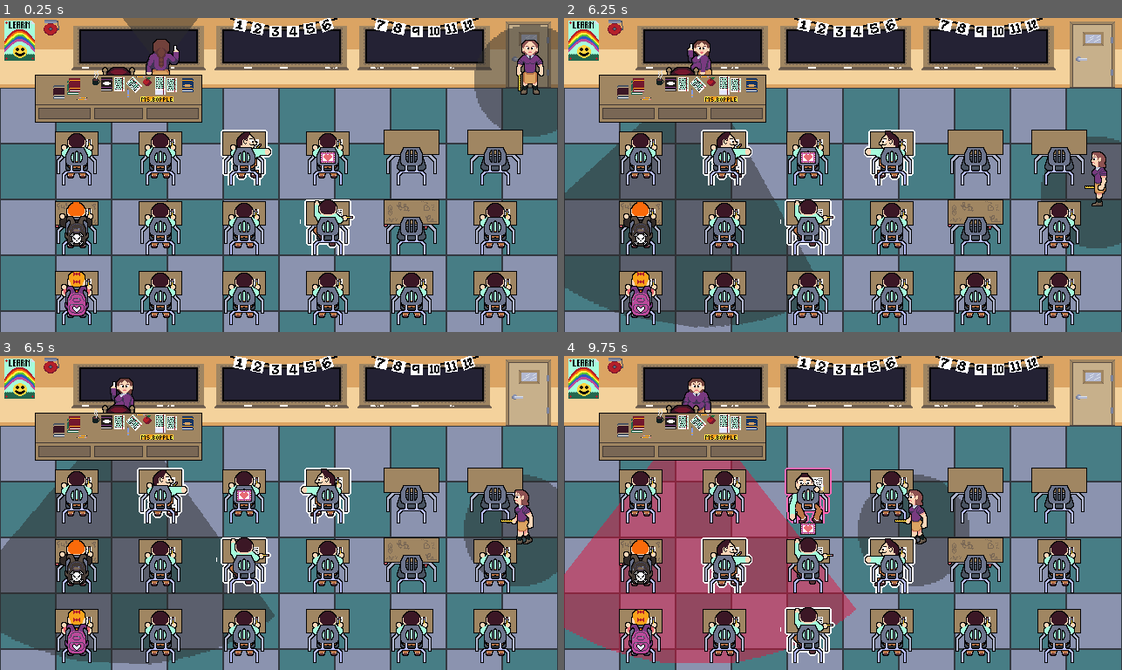
Above: before the commit, frames 1-4 (two rows, left to right).
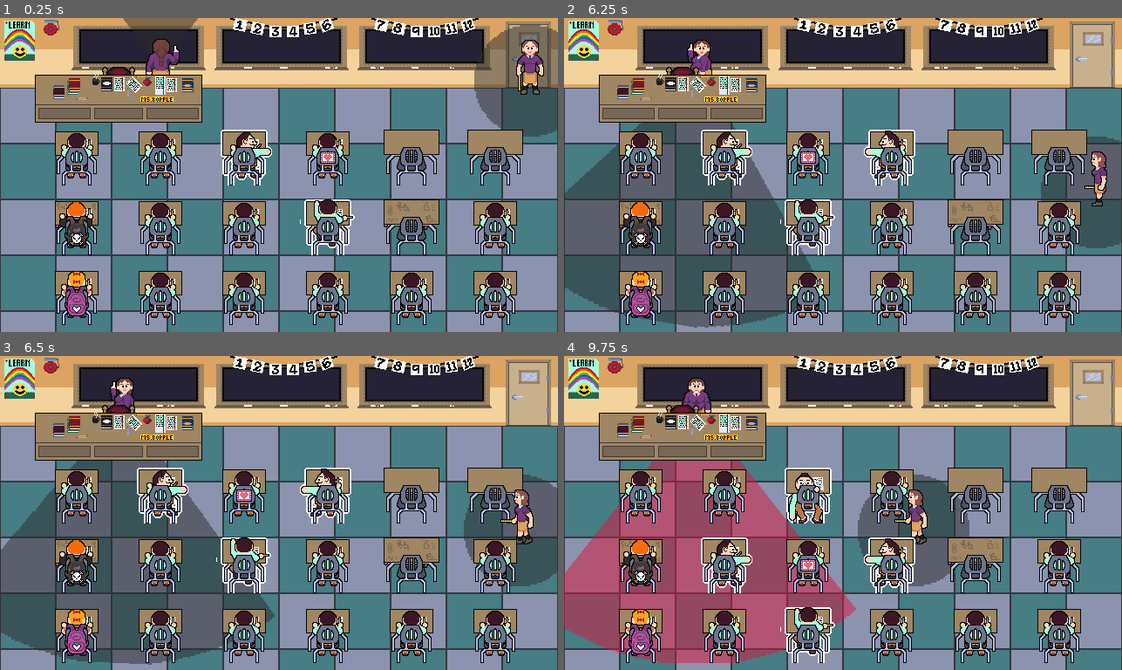
Above: after the commit, the same moments.

Repository: RacBrosGaming/Love-Note
Game: Godot game, scene res://Levels/class_room.tscn
Two runs of this game, one before a commit and one after it. Both use one fixed random seed, a clock stepped at 60 frames per second and the inputs below. The engine's default icon, where the game draws it, is replaced by a stand-in: a white triangle on a blue panel in a dark square.
Inputs (mouse positions are in pixels of both pictures, inside the frame that each line leads up to):
- Up to frame 1 (0.25 s): no input
- Up to frame 2 (6.25 s): move the mouse to (642, 156) at 0.52 s; hold Space (select) 0.53-1.28 s; hold Up (up) 0.53-2.03 s; click (642, 156) at 0.67 s; move the mouse to (642, 228) at 1.27 s; tap Space (select) every 1.5 s from 1.35 to 5.85 s; click (642, 228) at 1.42 s; move the mouse to (725, 156) at 2.02 s; hold Space (select) 2.03-2.78 s; hold Left (left) 2.03-3.53 s; click (725, 156) at 2.17 s; move the mouse to (725, 228) at 2.77 s; click (725, 228) at 2.92 s; move the mouse to (725, 297) at 3.52 s; hold Down (down) 3.53-4.28 s; hold Space (select) 3.53-4.28 s; click (725, 297) at 3.67 s; move the mouse to (809, 156) at 4.27 s; hold Right (right) 4.28-5.03 s; click (809, 156) at 4.42 s; move the mouse to (809, 228) at 5.02 s; hold Up (up) 5.03-5.78 s; hold Space (select) 5.03-5.78 s; click (809, 228) at 5.17 s; move the mouse to (809, 297) at 5.77 s; hold Right (right) from 5.78 s (still down); click (809, 297) at 5.92 s
- Up to frame 3 (6.5 s): keep holding Right (right)
- Up to frame 4 (9.75 s): move the mouse to (893, 566) at 6.52 s; hold Space (select) 6.53-7.28 s; click (893, 566) at 6.67 s; move the mouse to (893, 635) at 7.27 s; tap Space (select) at 7.35, 8.85 s; click (893, 635) at 7.42 s; move the mouse to (976, 635) at 8.02 s; release Right (right) at 8.03 s; hold Down (down) 8.03-8.78 s; hold Space (select) 8.03-8.78 s; click (976, 635) at 8.17 s; move the mouse to (1060, 566) at 8.77 s; hold Left (left) 8.78-9.53 s; click (1060, 566) at 8.92 s; move the mouse to (759, 434) at 9.52 s; hold Up (up) from 9.53 s (still down); hold Space (select) from 9.53 s (still down); click (759, 434) at 9.67 s

Frames 1-3 are identical in both runs. In frame 4, 0.7% of the frame differs, in the area x 39-49%, y 35-74%.

Commit message:
bully alerts teacher and holds note for 3 seconds

Diff:
--- a/Levels/class_room.gd
+++ b/Levels/class_room.gd
@@ -26,6 +26,7 @@
 	teacher_assistant.move_to_position(target_position)
 
 func _on_note_found(note: Note) -> void:
+	note.paused = true
 	teacher.discover_note(note)
 	teacher_assistant.discover_note(note)
 	await teacher_assistant.stopped_moving
--- a/Scenes/desk_bully.gd
+++ b/Scenes/desk_bully.gd
@@ -3,10 +3,21 @@
 
 signal call_teacher(target_position: Vector2)
 
+@onready var pause_timer: Timer = $PauseTimer
+@onready var collision_shape_2d: CollisionShape2D = $CollisionShape2D
+
+func _ready() -> void:
+	super._ready()
+	pause_timer.timeout.connect(_on_pause_timer_timeout)
+
 func set_has_note(value: bool) -> void:
 	has_note = value
 	if has_note:
 		animation_player.play("taunt")
+		note.paused = true
+		pause_timer.start()
+		monitorable = false
+		collision_shape_2d.disabled = true
 		call_teacher.emit(note.global_position)
 
 func set_direction(value: Vector2i) -> void:
@@ -16,4 +27,11 @@
 			play_idle()
 	else:
 		animation_player.stop()
-		sprite_2d.frame = kid_direction[direction]
+	sprite_2d.frame = kid_direction[direction]
+
+func _on_pause_timer_timeout() -> void:
+	if is_instance_valid(note):
+		monitorable = true
+		collision_shape_2d.disabled = false
+		play_idle()
+		note.paused = false
--- a/Scenes/desk_bully.tscn
+++ b/Scenes/desk_bully.tscn
@@ -88,3 +88,7 @@
 libraries = {
 "": SubResource("AnimationLibrary_dbgo1")
 }
+
+[node name="PauseTimer" type="Timer" parent="." index="3"]
+wait_time = 3.0
+one_shot = true
--- a/Scenes/note.gd
+++ b/Scenes/note.gd
@@ -19,6 +19,7 @@
 var last_position := Vector2(-1, -1)
 var nearby_desks: Dictionary#[Vector2i, Desk]
 var moving:= false: set = set_moving
+var paused := false
 
 @onready var ray_cast_2d: RayCast2D = $RayCast2D
 
@@ -37,7 +38,7 @@
 
 func _unhandled_input(event: InputEvent) -> void:
 	for direction: String in directions.keys():
-		if !moving && event.is_action_pressed(direction):
+		if !paused && !moving && event.is_action_pressed(direction):
 			var direction_vector: Vector2i = directions[direction]
 			if nearby_desks.has(direction_vector):
 				current_direction = direction_vector
@@ -62,28 +63,31 @@
 	sprite_2d.position = facing_position
 
 func _physics_process(_delta: float) -> void:
-	if (!moving && !last_position.is_equal_approx(position)) || nearby_desks.is_empty():
+	if !paused && (!moving && !last_position.is_equal_approx(position)) || nearby_desks.is_empty():
 		ray_cast_2d.enabled = true
 		check_neaby_desks()
-		current_desk = get_nearby_desk(Vector2i.ZERO)
 		current_direction = Vector2i.ZERO
-		if is_instance_valid(current_desk):
+		if !is_instance_valid(current_desk):
+			current_desk = get_nearby_desk(Vector2i.ZERO)
 			current_desk.direction = current_direction
+		print(paused, current_desk)
 		last_position = position
 		ray_cast_2d.enabled = false
 
 func move() -> void:
-	if !moving && is_instance_valid(hovered_desk):
+	if !paused && !moving && is_instance_valid(hovered_desk):
 		var tween := create_tween()
 		tween.tween_property(self, "global_position", hovered_desk.global_position, 1)
 		var sprite_tween := create_tween()
 		sprite_tween.tween_property(sprite_2d, "position", Vector2.ZERO, 1)
 		moving = true
-		current_desk.note = null
+		if is_instance_valid(current_desk):
+			current_desk.note = null
 		current_desk = hovered_desk
 		await tween.finished
 		reset_nearby_desks()
-		current_desk.note = self
+		if is_instance_valid(current_desk):
+			current_desk.note = self
 		moving = false
 
 func check_neaby_desks() -> void:
@@ -132,9 +136,10 @@
 	return found_desk
 
 func _on_desk_hovered(desk: Desk) -> void:
-	if !moving:
+	if !paused && !moving:
 		hover_desk(desk)
 
 func _on_desk_selected(desk: Desk) -> void:
-	hover_desk(desk)
-	move()
+	if !paused && !moving:
+		hover_desk(desk)
+		move()
